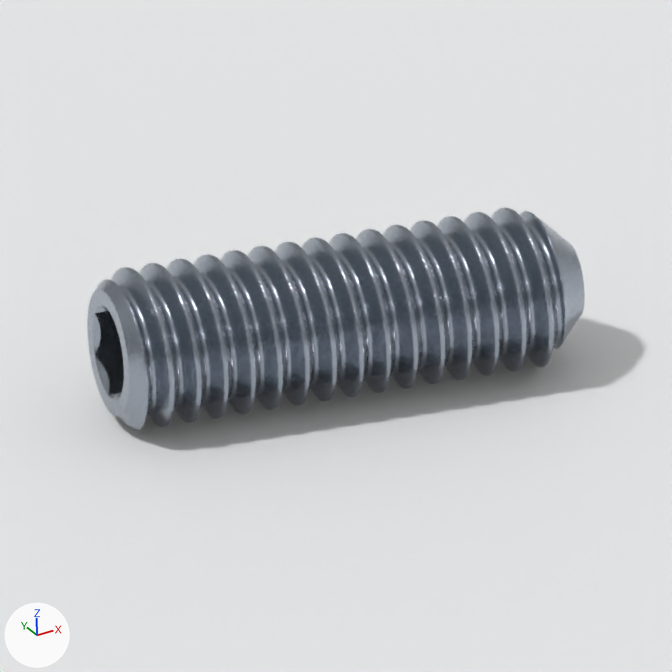
The Blender file navigation_oobb/hardware/screw/grub/hex_head/stainless_steel/m4_diameter/12_mm_length/three_d_model/studio.blend: old version first, new version second.
Both versions are drawn from the file's camera 'product camera'. The lights are fixed; the arrows at lower left show +X, +Y and +Z. The first picture is the older version.

The first picture shows 'product full', 'product seamless floor'.
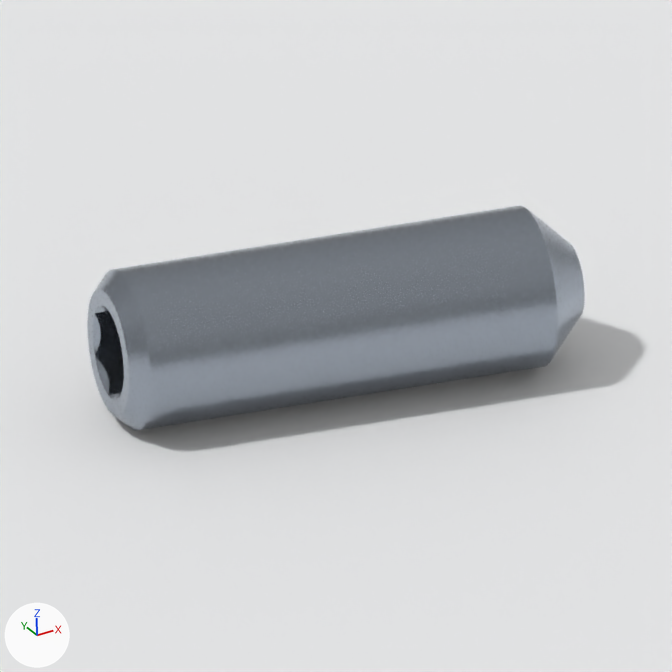
The change, as a list of edits to the scene's bpy script:
```text
Change ob_product_full:
    add ob_product_full.hide_viewport = True
Change ob_product_display:
    remove ob_product_display.hide_viewport = True
```

Location of each change, [x1, y1, x2, y2] in pixels of the pictures (672 x 672 px):
'product display', shown: after [87, 206, 585, 431]
'product full', hidden: before [87, 208, 585, 431]
